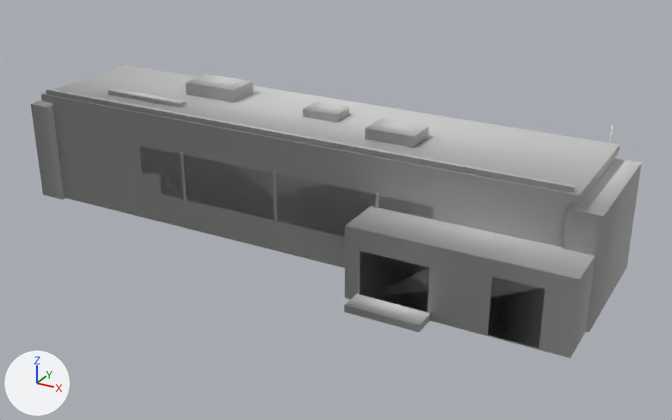
Before and after pictures for a commit that changed the FBX model game/Airside/Assets/Airside/Art/Models/Buildings/mdl_terminal_regional_small_authored_v01.fbx.
Camera for both pictures: a 50 mm camera at (0.165, -0.279, 0.15) aimed at (0.013, -0.004, 0.012). The lights are fixed; the arrows at lower left show +X, +Y and +Z. The picture after the commit comes second. Where no turn or scale is listed for an object, it has been applied to the vertices.

Names of what the first picture shows: 'baggage_door', 'baggage_ramp', 'end_cap_left', 'end_cap_right', 'landside_glass', 'roof', 'roof_parapet', 'roof_plant', 'roof_plant_b', 'service_door', 'service_wing', 'terminal_body' and 6 more.
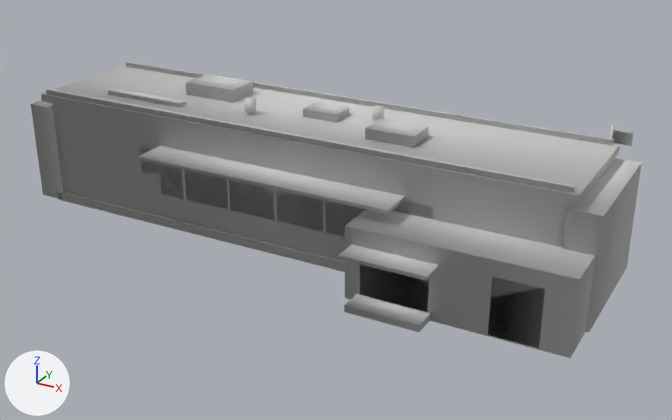
What changed in the scene script:
```text
Add me_mesh_009_1:
    me_mesh_009_1.from_pydata([(-0.104, 0.023, 0.044), (0.104, 0.023, 0.044), (0.104, 0.023, 0.047), (-0.104, 0.023, 0.047), (-0.104, 0.022, 0.044), (-0.104, 0.022, 0.047), (0.104, 0.022, 0.047), (0.104, 0.022, 0.044)], [], [(0, 1, 2), (0, 2, 3), (4, 5, 6), (4, 6, 7), (0, 4, 7), (0, 7, 1), (3, 5, 6), (3, 6, 2), (0, 3, 5), (0, 5, 4), (1, 7, 6), (1, 6, 2)])
    me_mesh_009_1.polygons.foreach_set('use_smooth', [True] * 12)
    me_mesh_009_1.materials.append(mat_defaultmaterial)  # light grey #cbcbcb
Add me_mesh_006_1:
    me_mesh_006_1.from_pydata(...)  # an 8-sided cylinder along z spanning x -0.0222..-0.0178, y -0.0102..-0.0058, z 0.04625..0.05075
    me_mesh_006_1.polygons.foreach_set('use_smooth', [True] * 32)
    me_mesh_006_1.materials.append(mat_defaultmaterial)  # light grey #cbcbcb
Add me_mesh_041_1:
    me_mesh_041_1.from_pydata(...)  # a box spanning x -0.05..0.05, y -0.037..-0.023, z 0.0314..0.0326
    me_mesh_041_1.polygons.foreach_set('use_smooth', [True] * 12)
    me_mesh_041_1.materials.append(mat_defaultmaterial)  # light grey #cbcbcb
Add me_mesh_057:
    me_mesh_057.from_pydata(...)  # a box spanning x 0.04..0.07, y -0.051..-0.039, z 0.0194..0.0206
    me_mesh_057.polygons.foreach_set('use_smooth', [True] * 12)
    me_mesh_057.materials.append(mat_defaultmaterial)  # light grey #cbcbcb
Add me_mesh_072:
    me_mesh_072.from_pydata(...)  # a box spanning x 0.102..0.109, y 0.0278..0.0282, z 0.04375..0.04825
    me_mesh_072.polygons.foreach_set('use_smooth', [True] * 12)
    me_mesh_072.materials.append(mat_defaultmaterial)  # light grey #cbcbcb
Add me_mesh_001_1:
    me_mesh_001_1.from_pydata(...)  # a box spanning x -0.105..0.105, y -0.025..0.023, z 0.0..0.004
    me_mesh_001_1.polygons.foreach_set('use_smooth', [True] * 12)
    me_mesh_001_1.materials.append(mat_defaultmaterial)  # light grey #cbcbcb
Add me_mesh_007_1:
    me_mesh_007_1.from_pydata(...)  # an 8-sided cylinder along z spanning x 0.0228..0.0272, y 0.0038..0.0082, z 0.04625..0.05075
    me_mesh_007_1.polygons.foreach_set('use_smooth', [True] * 32)
    me_mesh_007_1.materials.append(mat_defaultmaterial)  # light grey #cbcbcb
Add ob_roof_parapet_back:
    ob_roof_parapet_back = bpy.data.objects.new('roof_parapet_back', me_mesh_009_1)
    ob_roof_parapet_back.location = (0.0, 0.0, 0.0)
Add ob_roof_vent_a:
    ob_roof_vent_a = bpy.data.objects.new('roof_vent_a', me_mesh_006_1)
    ob_roof_vent_a.location = (0.0, 0.0, 0.0)
Add ob_landside_awning:
    ob_landside_awning = bpy.data.objects.new('landside_awning', me_mesh_041_1)
    ob_landside_awning.location = (0.0, 0.0, 0.0)
Add ob_baggage_canopy:
    ob_baggage_canopy = bpy.data.objects.new('baggage_canopy', me_mesh_057)
    ob_baggage_canopy.location = (0.0, 0.0, 0.0)
Add ob_flag_cloth:
    ob_flag_cloth = bpy.data.objects.new('flag_cloth', me_mesh_072)
    ob_flag_cloth.location = (0.0, 0.0, 0.0)
Add ob_plinth:
    ob_plinth = bpy.data.objects.new('plinth', me_mesh_001_1)
    ob_plinth.location = (0.0, 0.0, 0.0)
Add ob_roof_vent_b:
    ob_roof_vent_b = bpy.data.objects.new('roof_vent_b', me_mesh_007_1)
    ob_roof_vent_b.location = (0.0, 0.0, 0.0)
```

Changed parts and their boxes [x1, y1, x2, y2] in the pictures (672 x 420 px):
'landside_awning', added: after [137, 146, 405, 214]
'plinth', added: after [57, 192, 345, 272]
'roof_parapet_back', added: after [126, 62, 614, 145]
'baggage_canopy', added: after [338, 244, 439, 281]
'flag_cloth', added: after [612, 130, 633, 146]
'roof_vent_a', added: after [244, 97, 256, 113]
'roof_vent_b', added: after [372, 105, 384, 121]
